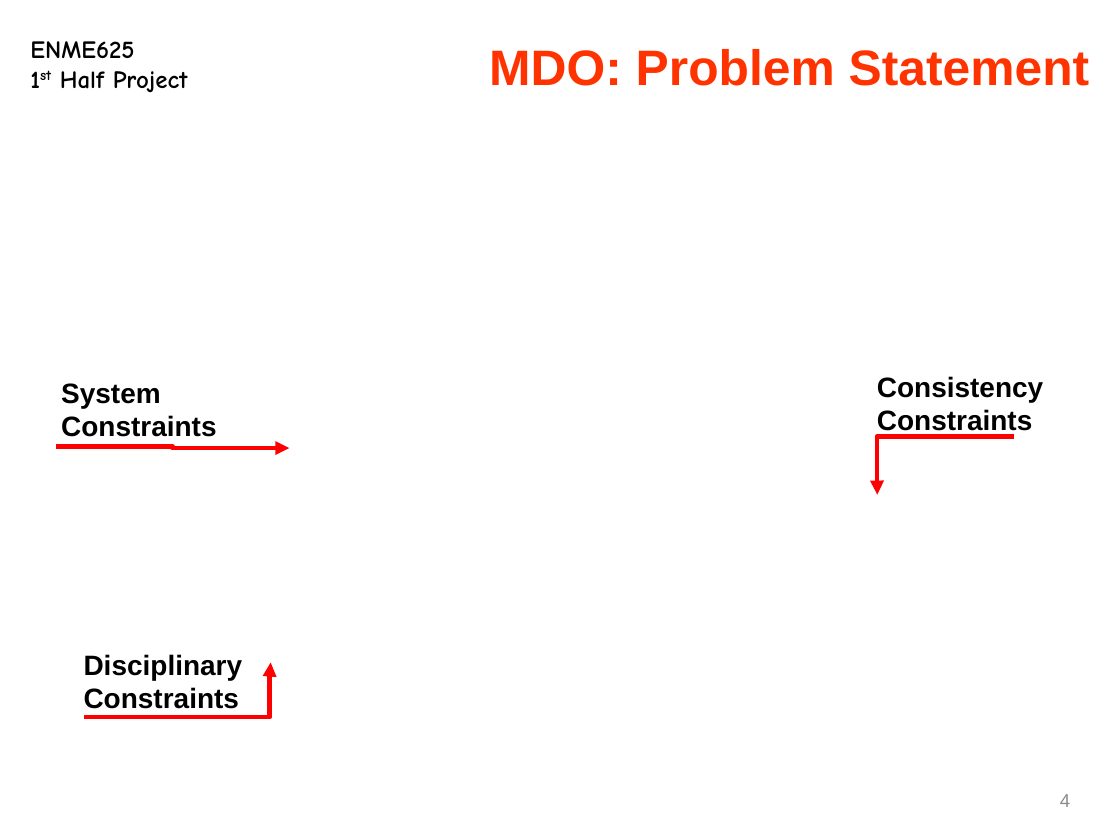
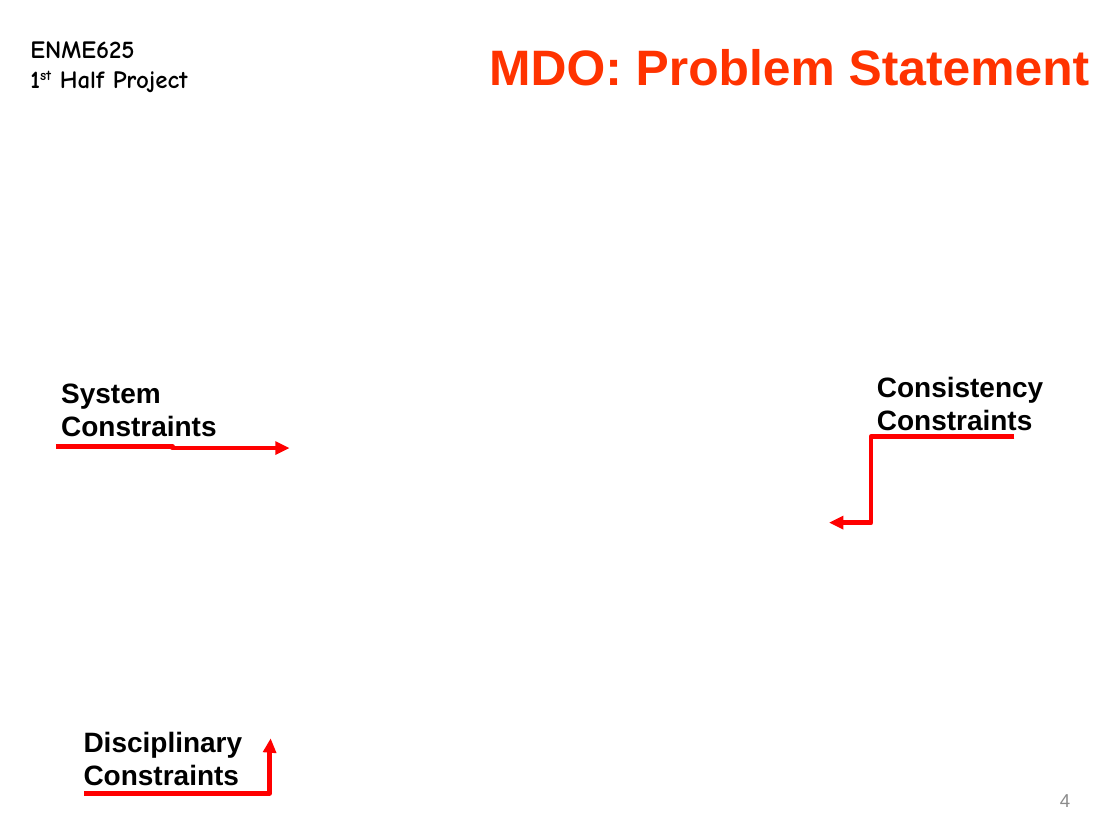
Before and after one commit to hqqen/eeby-deeby, a slide deck: slide 4 of class-work/optimization/project 1/slides.pptx. Drawn at 1120x840 pixels with LibreOffice and Linux fonts; fonts in the diff are those of the drawing; grey boxes stand for pictures. Boxes give left, top, right and bottom in pixels: in the first picture for what was removed or moved away, otherwise in the second. Text is boxed around its words. In the diff, an @@ line names an element or a change of style, - is before the commit and + after.

```diff
--- a/class-work/optimization/project 1/slides.pptx
+++ b/class-work/optimization/project 1/slides.pptx
@@ elbow arrow moved from (1015, 437) - (877, 495) to (1015, 437) - (830, 523) @@
@@ text "Disciplinary Constraints": place and size @@
-text "Disciplinary Constraints" at [84, 654, 243, 709]
+text "Disciplinary Constraints" at [84, 731, 243, 786]
@@ elbow arrow moved from (84, 717) - (271, 663) to (84, 793) - (271, 739) @@
```
Also in this commit, not shown: 1 other slide changed, 9 slides added, 1 slide removed.
